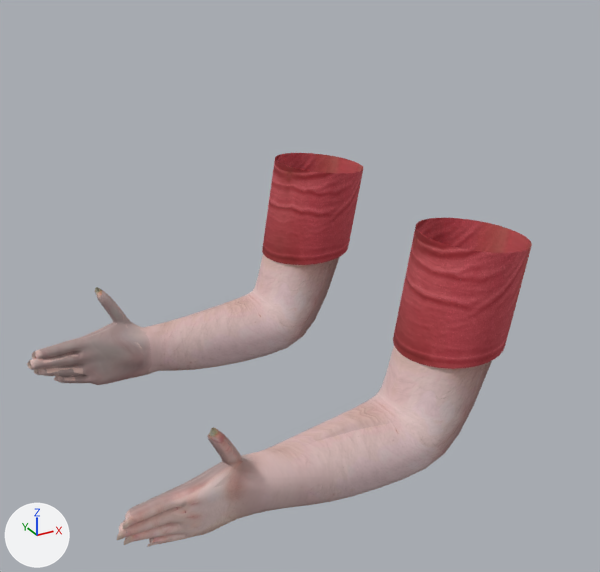
A saved change to the glTF model assets/models/irl/vm_arm.glb.
Both versions are drawn from a camera (50 mm lens) standing at (-2.52, -3.05, 1.42) and looking at (-0.89, -0.09, -0.07). Arrows for +X, +Y and +Z are at lower left; the lights stay in place. The picture after the commit comes second. Vertices at exactly the same position are counted once.
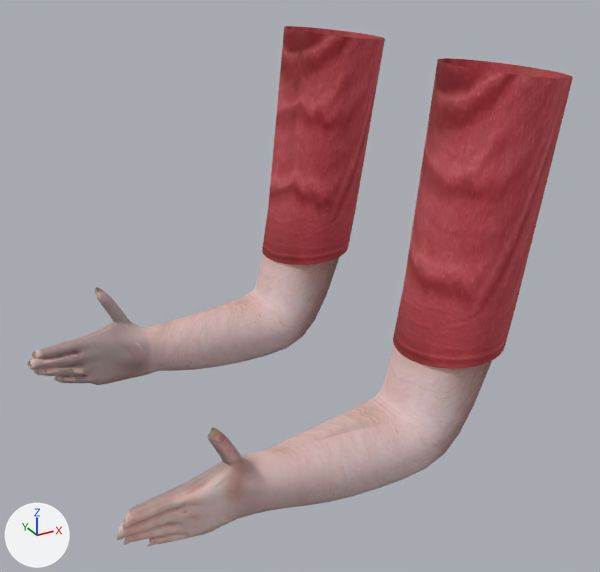
What differs and where, as boxes [x1, y1, x2, y2] in the pictures (600 x 572 px; the box of a moved part takes in the faces that stretch with it):
'Circle.001', reshaped (8% wider, 32% taller)
    before: [27, 153, 532, 547]
    after: [27, 26, 573, 547]
part 1 of me_circle_001, moved or reshaped
    before: [269, 153, 363, 220]
    after: [269, 26, 385, 220]
part 2 of me_circle_001, moved or reshaped
    before: [404, 218, 532, 312]
    after: [404, 58, 573, 312]

What changed in the scene script:
```text
Change me_circle_001:
    used by ob_circle_001; location = (0.0, 0.0, 0.0)
    remove me_circle_001.from_pydata(...)  # 4152 vertices, 8104 faces; spans x -1.96..-0.13, y -0.82..0.9, z -0.8..0.27
    add me_circle_001.from_pydata(...)  # 4152 vertices, 8104 faces; spans x -1.96..-0.03, y -0.84..0.92, z -0.8..0.93
    me_circle_001 part 1: all 32 vertices in x -0.6..-0.13, y 0.43..0.9, z 0.21..0.27 are scaled about their middle by 1.08, then moved by (0.08, 0.0, 0.66)
    me_circle_001 part 2: all 32 vertices in x -0.6..-0.13, y -0.82..-0.35, z 0.21..0.27 are scaled about their middle by 1.08, then moved by (0.08, 0.0, 0.66)
```
